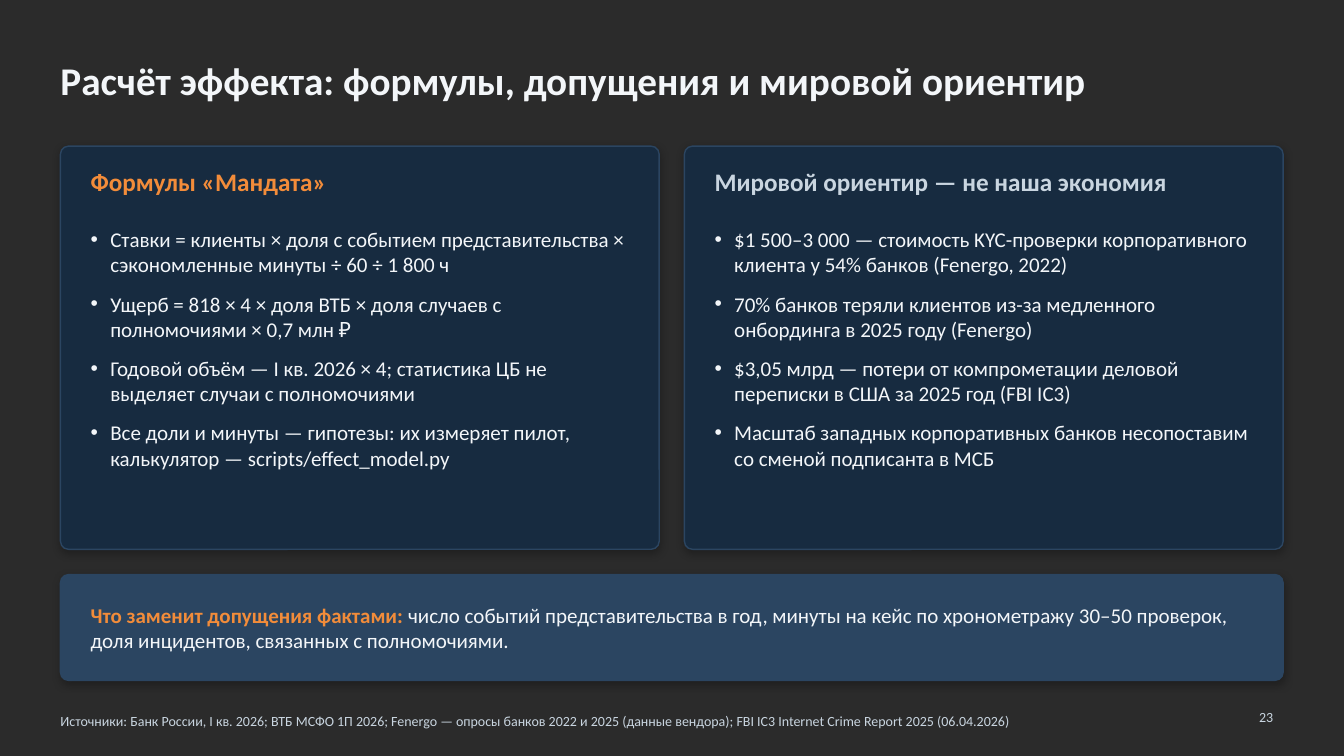
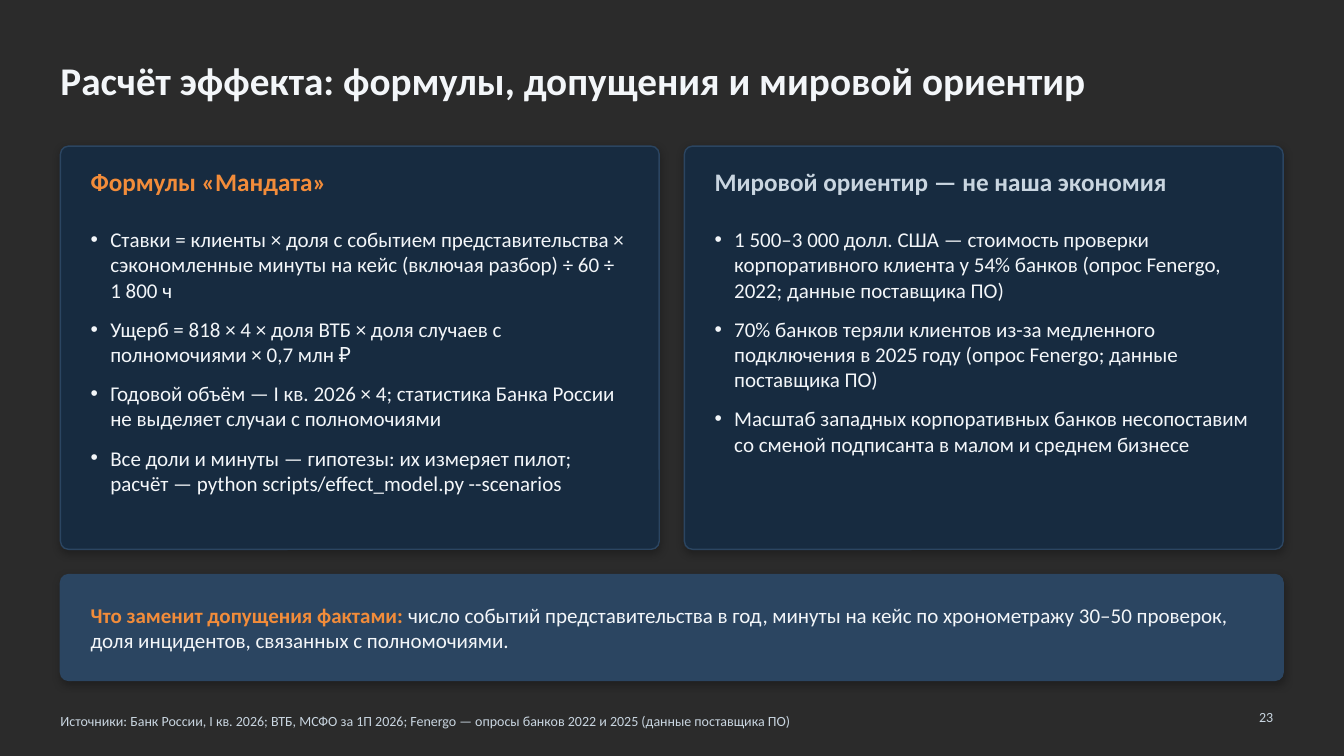
Before and after one commit to KonkovDV/Mandat, a slide deck: slide 23 of Mandat_VTB.pptx. Drawn at 1344x756 pixels with LibreOffice and Linux fonts; fonts in the diff are those of the drawing; background and template pictures are left out; a plain dark background stands for a picture behind light text. Boxes give left, top, right and bottom in pixels: in the first picture for what was removed or moved away, otherwise in the second. Text is boxed around its words. In the diff, an @@ line names an element or a change of style, - is before the commit and + after.

```diff
--- a/Mandat_VTB.pptx
+++ b/Mandat_VTB.pptx
@@ text at [110, 232, 609, 298]: text changed @@
-• Ставки = клиенты × доля с событием представительства × сэкономленные минуты ÷ 60 ÷ 1 800 ч
+• Ставки = клиенты × доля с событием представительства × сэкономленные минуты на кейс (включая разбор) ÷ 60 ÷ 1 800 ч
@@ text at [734, 233, 1248, 456]: text changed @@
-• $1 500–3 000 — стоимость KYC-проверки корпоративного клиента у 54% банков (Fenergo, 2022)
-• 70% банков теряли клиентов из-за медленного онбординга в 2025 году (Fenergo)
-• $3,05 млрд — потери от компрометации деловой переписки в США за 2025 год (FBI IC3)
-• Масштаб западных корпоративных банков несопоставим со сменой подписанта в МСБ
+• 1 500–3 000 долл. США — стоимость проверки корпоративного клиента у 54% банков (опрос Fenergo, 2022; данные поставщика ПО)
+• 70% банков теряли клиентов из-за медленного подключения в 2025 году (опрос Fenergo; данные поставщика ПО)
+• Масштаб западных корпоративных банков несопоставим со сменой подписанта в малом и среднем бизнесе
@@ text at [110, 386, 615, 495]: text changed @@
-• Годовой объём — I кв. 2026 × 4; статистика ЦБ не выделяет случаи с полномочиями
-• Все доли и минуты — гипотезы: их измеряет пилот, калькулятор — scripts/effect_model.py
+• Годовой объём — I кв. 2026 × 4; статистика Банка России не выделяет случаи с полномочиями
+• Все доли и минуты — гипотезы: их измеряет пилот; расчёт — python scripts/effect_model.py --scenarios
@@ text at [60, 716, 790, 729]: text changed @@
-Источники: Банк России, I кв. 2026; ВТБ МСФО 1П 2026; Fenergo — опросы банков 2022 и 2025 (данные вендора); FBI IC3 Internet Crime Report 2025 (06.04.2026)
+Источники: Банк России, I кв. 2026; ВТБ, МСФО за 1П 2026; Fenergo — опросы банков 2022 и 2025 (данные поставщика ПО)
```
Also in this commit, not shown: 21 other slides changed, 6 other files.
